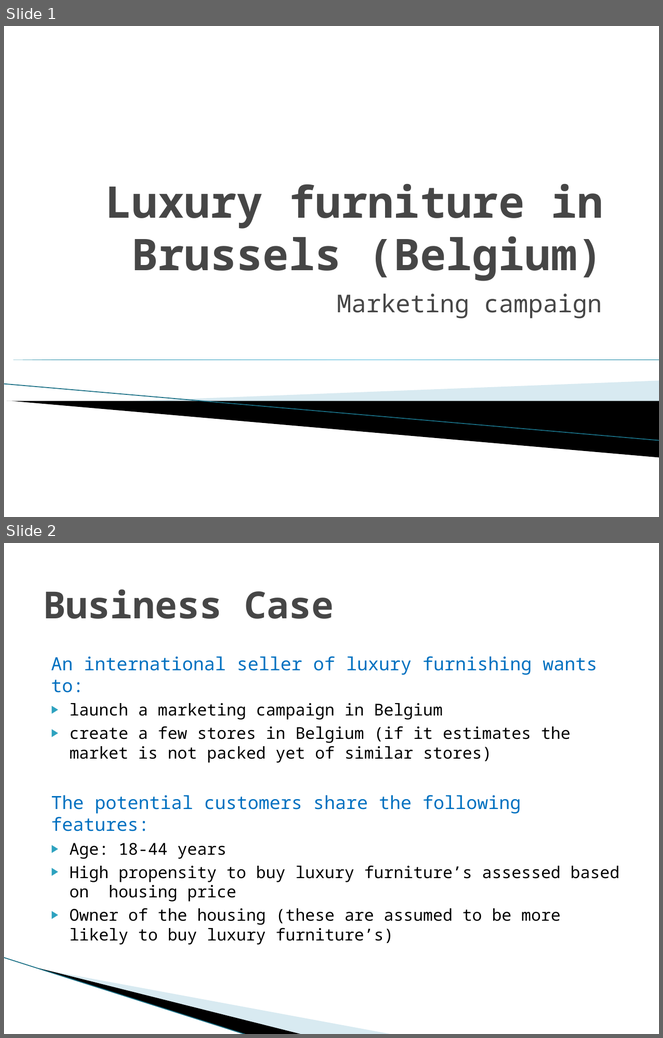
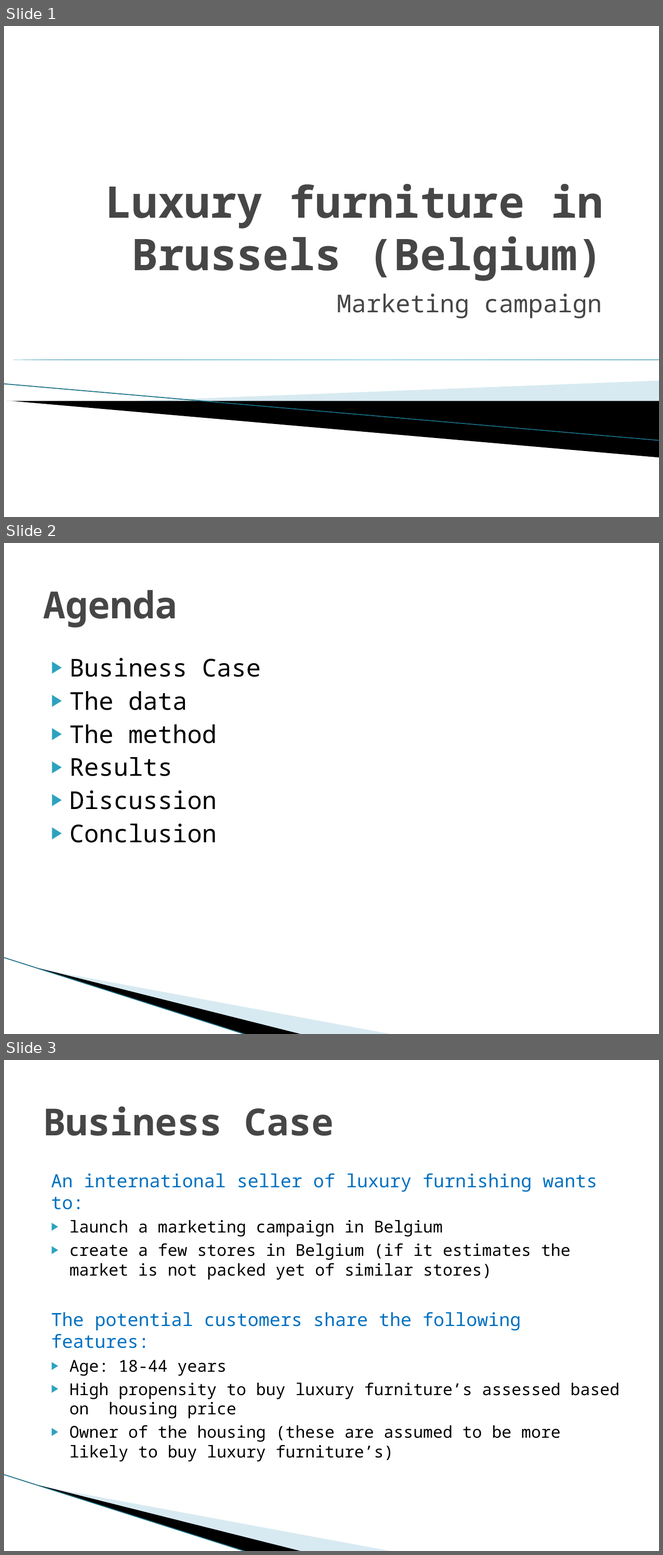
Before and after one commit to SamuelSilber/Coursera_Capstone, a slide deck: Luxury furniture in Brussels (Belgium).pptx. Shown one above the other, each under a label of ours: slides 1 and 2 before the commit, slides 1, 2 and 3 after it. The pictures are 663x1038 and 663x1555 pixels, drawn with LibreOffice and Linux fonts; fonts in the diff are those of the drawing; background and template pictures are left out. Boxes give left, top, right and bottom in pixels: in the first picture for what was removed or moved away, otherwise in the second. Text is boxed around its words. In the diff, an @@ line names an element or a change of style, - is before the commit and + after.

```diff
--- a/Luxury furniture in Brussels (Belgium).pptx
+++ b/Luxury furniture in Brussels (Belgium).pptx
@@ slide 2 added at (4, 543, 659, 1034), background #FFFFFF; not listed: 3 template elements that a slide beside it also shows @@
@@ title added at (43, 590, 177, 628), 41 pt, text #464646, bold @@
+Agenda
@@ text added at (70, 658, 261, 843), 27 pt, text #000000 @@
+▶ Business Case
+▶ The data
+▶ The method
+▶ Results
+▶ Discussion
+▶ Conclusion
@@ what was slide 2 is now slide 3 @@
```
